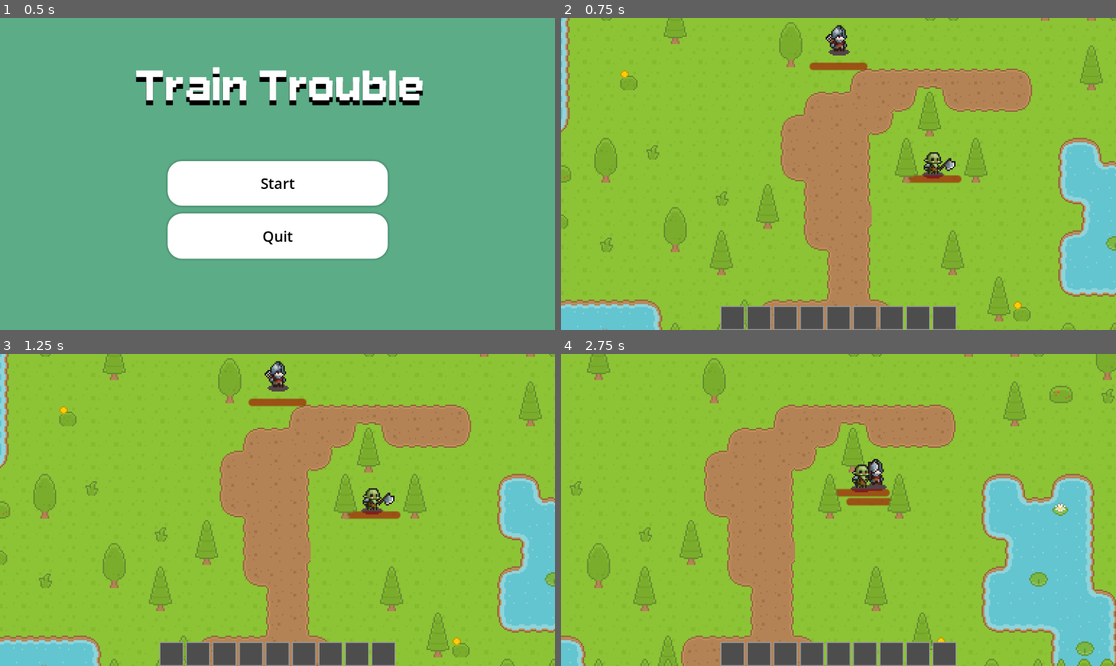
Above: before the commit, frames 1-4 (two rows, left to right).
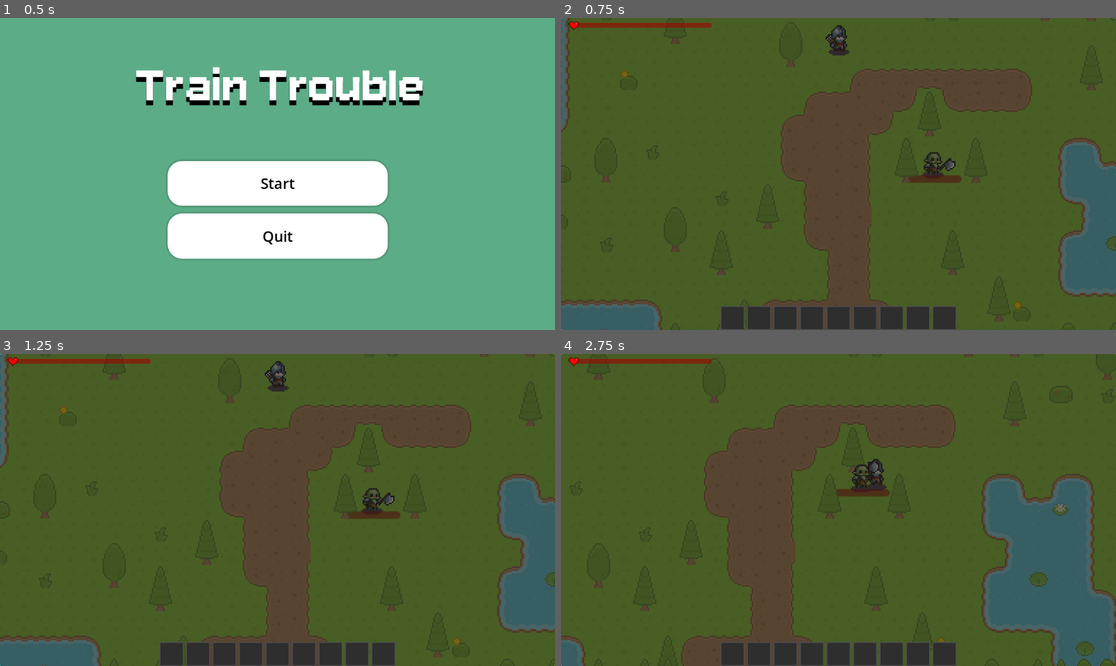
Above: after the commit, the same moments.

Repository: EyeAmTheOne/CS180_Project
Game: Godot game, scene res://ui/menus/MainMenu.tscn
Two runs of this game, one before a commit and one after it. Both use one fixed random seed, a clock stepped at 60 frames per second and the inputs below.
Inputs:
- Up to frame 1 (0.5 s): no input
- Up to frame 2 (0.75 s): click "Start" at 0.5 s
- Up to frame 3 (1.25 s): no input
- Up to frame 4 (2.75 s): hold D (right) 1.28-2.03 s; tap F (attack) at 1.35 s; hold S (down) from 2.03 s (still down); tap E (interact) at 2.1 s

Frame 1 is identical in both runs. In frame 2, 100% of the frame differs, in the area x 0-100%, y 0-100%; in frame 3, 100%; in frame 4, 100%.

Commit message:
Add player health to its own UI and add heart

Diff:
--- a/player/Player.tscn
+++ b/player/Player.tscn
@@ -13,10 +13,12 @@
 [ext_resource type="Script" uid="uid://cy0stvbbrrcb1" path="res://ui/ui.gd" id="10_ndjxb"]
 [ext_resource type="Script" uid="uid://bi1npit5ir82" path="res://ui/Game Over/game_over_screen.gd" id="11_v4f8b"]
 [ext_resource type="FontFile" uid="uid://ybsfhbty51py" path="res://assets/fonts/ari-w9500.ttf" id="12_t8epa"]
+[ext_resource type="Script" uid="uid://6mdggo1bhx5b" path="res://player/health_bar.gd" id="12_uewl2"]
 [ext_resource type="FontFile" uid="uid://bilaty3p683kh" path="res://assets/fonts/ari-w9500-condensed-display.ttf" id="13_w24id"]
 [ext_resource type="Script" uid="uid://bes8dh2r3ud7s" path="res://ui/Game Over/retry_button.gd" id="14_uewl2"]
 [ext_resource type="Script" uid="uid://ygtxc63b0hp8" path="res://ui/Game Over/menu_button.gd" id="15_ofhxi"]
 [ext_resource type="Script" uid="uid://jjnau4bt7xlg" path="res://inventory/Inventory.gd" id="16_inv"]
+[ext_resource type="Texture2D" uid="uid://5tofg2yhhm2g" path="res://assets/art/Heart/pixel_heart.png" id="19_ofhxi"]
 
 [sub_resource type="AtlasTexture" id="AtlasTexture_yu5hk"]
 atlas = ExtResource("2_gskgj")
@@ -444,17 +446,6 @@
 script = ExtResource("4_83hs8")
 health = NodePath("../Player_Health")
 metadata/_custom_type_script = "uid://bx0xax2hj2eva"
-
-[node name="HealthBar" type="ProgressBar" parent="HurtBox"]
-modulate = Color(0.89478207, 2.4546682e-06, 7.70092e-07, 1)
-offset_left = -20.0
-offset_top = 8.0
-offset_right = 20.0
-offset_bottom = 13.0
-theme_override_font_sizes/font_size = 8
-value = 100.0
-allow_greater = true
-show_percentage = false
 
 [node name="CollisionShape2D" type="CollisionShape2D" parent="HurtBox"]
 visible = false
@@ -581,10 +572,38 @@
 [node name="GameOverScreenShowUpTimer" type="Timer" parent="GameOverScreen/Panel/HBoxContainer"]
 wait_time = 1.5
 
+[node name="PlayerStatsUI" type="CanvasLayer" parent="."]
+
+[node name="HealthUI" type="Panel" parent="PlayerStatsUI"]
+layout_direction = 1
+anchors_preset = 15
+anchor_right = 1.0
+anchor_bottom = 1.0
+grow_horizontal = 2
+grow_vertical = 2
+
+[node name="HealthBar" type="ProgressBar" parent="PlayerStatsUI/HealthUI"]
+modulate = Color(0.89478207, 2.4546682e-06, 7.70092e-07, 1)
+layout_mode = 0
+offset_left = 25.0
+offset_top = 10.0
+offset_right = 313.0
+offset_bottom = 20.0
+theme_override_font_sizes/font_size = 8
+value = 100.0
+allow_greater = true
+show_percentage = false
+script = ExtResource("12_uewl2")
+
+[node name="PixelHeart" type="Sprite2D" parent="PlayerStatsUI/HealthUI"]
+position = Vector2(25, 20)
+texture = ExtResource("19_ofhxi")
+
 [connection signal="animation_finished" from="AnimatedSprite2D" to="." method="_on_animated_sprite_2d_animation_finished"]
 [connection signal="health_depleted" from="Player_Health" to="." method="_on_player_health_health_depleted"]
 [connection signal="animation_finished" from="AnimationPlayer" to="." method="_on_animation_player_animation_finished"]
 [connection signal="received_damage" from="HurtBox" to="." method="_on_hurt_box_received_damage"]
+[connection signal="received_damage" from="HurtBox" to="PlayerStatsUI/HealthUI/HealthBar" method="_on_hurt_box_received_damage"]
 [connection signal="timeout" from="HurtBox/Timer" to="HurtBox" method="_on_timer_timeout"]
 [connection signal="pressed" from="GameOverScreen/Panel/HBoxContainer/RetryButton" to="GameOverScreen" method="_on_retry_button_pressed"]
 [connection signal="timeout" from="GameOverScreen/Panel/HBoxContainer/RetryButton/RetryButtonShowUpTimer" to="GameOverScreen/Panel/HBoxContainer/RetryButton" method="_on_retry_button_show_up_timer_timeout"]
--- /dev/null
+++ b/player/health_bar.gd
@@ -0,0 +1,10 @@
+extends ProgressBar
+
+
+# Called when the node enters the scene tree for the first time.
+func _ready() -> void:
+	value = max_value
+
+# When the entity takes damage
+func _on_hurt_box_received_damage(damage: int) -> void:
+	value = get_parent().health.health
--- a/systems/ai/Enemy.tscn
+++ b/systems/ai/Enemy.tscn
@@ -9,6 +9,7 @@
 [ext_resource type="Script" uid="uid://bl7jd0cbw38h" path="res://systems/health/health.gd" id="6_cx27q"]
 [ext_resource type="Script" uid="uid://byagfnhocne4h" path="res://systems/health/hitbox.gd" id="7_axoif"]
 [ext_resource type="Script" uid="uid://bx0xax2hj2eva" path="res://systems/health/hurtbox.gd" id="8_2vaor"]
+[ext_resource type="Script" uid="uid://6mdggo1bhx5b" path="res://player/health_bar.gd" id="10_av8sf"]
 
 [sub_resource type="AtlasTexture" id="AtlasTexture_2vaor"]
 atlas = ExtResource("2_s3yrj")
@@ -418,6 +419,7 @@
 value = 100.0
 allow_greater = true
 show_percentage = false
+script = ExtResource("10_av8sf")
 
 [node name="CollisionShape2D" type="CollisionShape2D" parent="HurtBox"]
 position = Vector2(0, 2)
@@ -436,5 +438,6 @@
 [connection signal="health_depleted" from="Enemy_Health" to="." method="_on_enemy_health_health_depleted"]
 [connection signal="animation_finished" from="AnimationPlayer" to="." method="_on_animation_player_animation_finished"]
 [connection signal="received_damage" from="HurtBox" to="." method="_on_hurt_box_received_damage"]
+[connection signal="received_damage" from="HurtBox" to="HurtBox/HealthBar" method="_on_hurt_box_received_damage"]
 [connection signal="timeout" from="HurtBox/Timer" to="HurtBox" method="_on_timer_timeout"]
 [connection signal="timeout" from="KeepBody" to="." method="_on_keep_body_timeout"]
--- a/systems/health/hurtbox.gd
+++ b/systems/health/hurtbox.gd
@@ -28,10 +28,11 @@
 		health.take_damage(hitbox.damage)
 		print("DAMAGED: ", hitbox.damage)
 		received_damage.emit(hitbox.damage)
-		healthbar.value = health.health
+		#healthbar.value = health.health
 
 func _on_area_entered_HEAL(healbox: HealBox) -> void:
 	if healbox != null:
 		health.heal(healbox.healing)
 		print("HEALING: ", healbox.healing)
-		healthbar.value = health.health
+		received_healing.emit(healbox.healing)
+		#healthbar.value = health.health
Binary file added: assets/art/Heart/pixel_heart.png
Not shown, added: assets/art/Heart/pixel_heart.png.import
Not shown: 1 places in player/Player.tscn that only renumber resources
Not shown, added: player/health_bar.gd.uid
Not shown: 1 places in systems/ai/Enemy.tscn that only renumber resources
